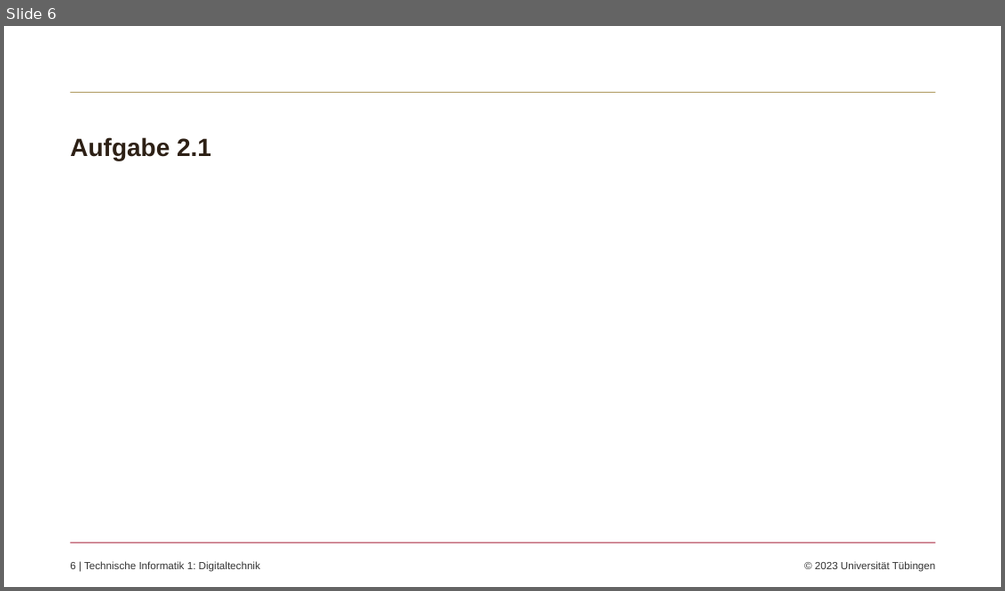
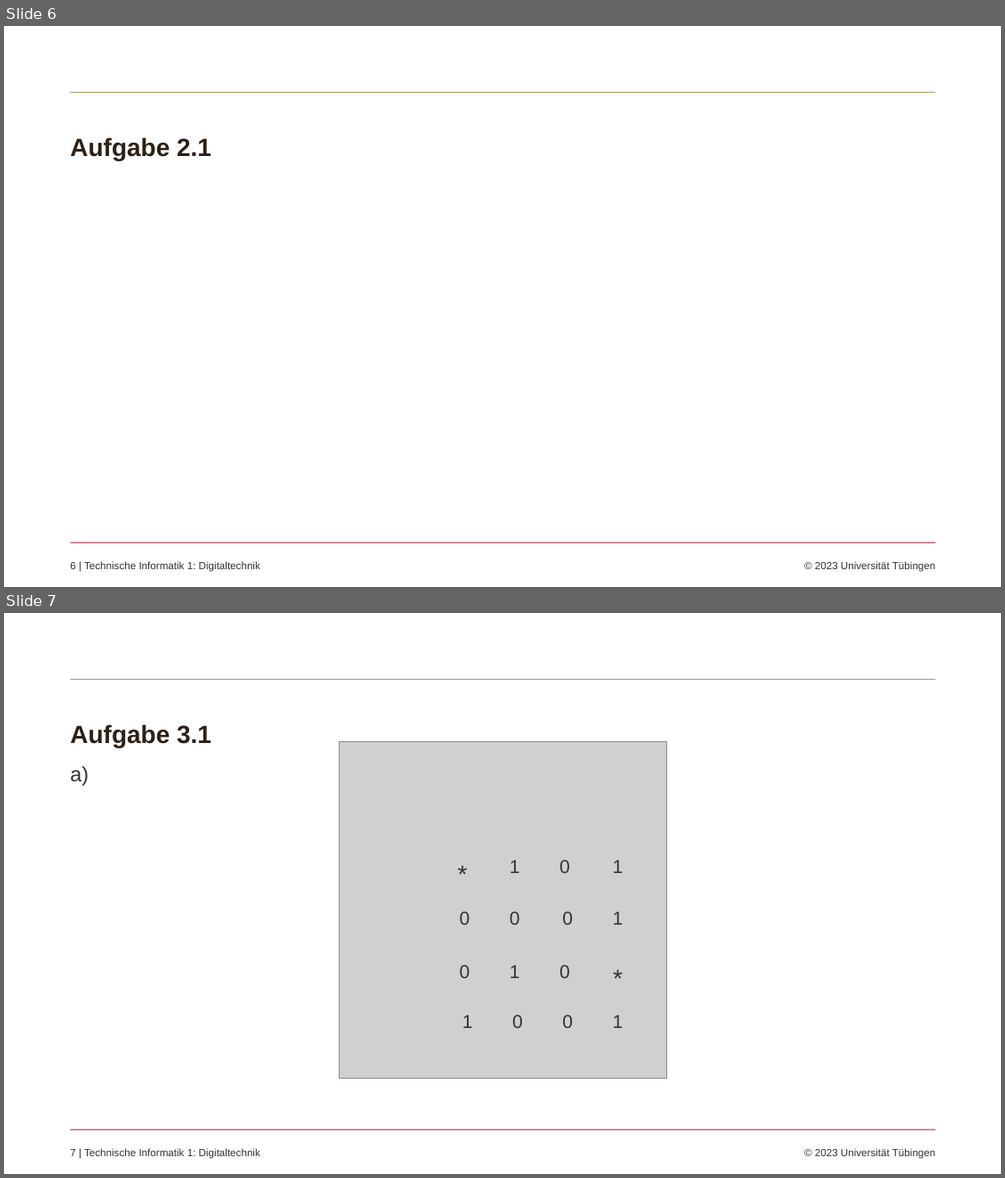
Before and after one commit to koennixer/Probeklausur, a slide deck: Probeklausur.pptx. Shown one above the other, each under a label of ours: slide 6 before the commit, slides 6 and 7 after it. The pictures are 1005x591 and 1005x1178 pixels, drawn with LibreOffice and Linux fonts; fonts in the diff are those of the drawing; grey boxes stand for pictures; background and template pictures are left out. Boxes give left, top, right and bottom in pixels: in the first picture for what was removed or moved away, otherwise in the second. Text is boxed around its words. In the diff, an @@ line names an element or a change of style, - is before the commit and + after.

Commit message:
Aufgabe 3.1

```diff
--- a/Probeklausur.pptx
+++ b/Probeklausur.pptx
@@ slide 7 added at (4,613,1001,1174), background #FFFFFF; not listed: 3 template elements that a slide beside it also shows @@
@@ title added at (70,724,211,747), 24 pt, text #2D2015, bold @@
+Aufgabe 3.1
@@ picture added at (339,742,667,1078) @@
@@ text added at (70,766,89,786), 20 pt, text #333333 @@
+a)
@@ text added at (451,854,473,892), 24 pt, text #333333 @@
+*
@@ text added at (510,860,520,873), 18 pt, text #333333 @@
+1
@@ text added at (559,860,570,873), 18 pt, text #333333 @@
+0
@@ text added at (613,860,623,873), 18 pt, text #333333 @@
+1
@@ text added at (460,911,470,925), 18 pt, text #333333 @@
+0
@@ text added at (510,911,520,925), 18 pt, text #333333 @@
+0
@@ text added at (562,911,573,925), 18 pt, text #333333 @@
+0
@@ text added at (613,911,623,925), 18 pt, text #333333 @@
+1
@@ text added at (593,957,643,995), 24 pt, text #333333 @@
+*
@@ text added at (460,965,470,978), 18 pt, text #333333 @@
+0
@@ text added at (510,965,520,978), 18 pt, text #333333 @@
+1
@@ text added at (559,965,570,978), 18 pt, text #333333 @@
+0
@@ text added at (462,1014,473,1028), 18 pt, text #333333 @@
+1
@@ text added at (512,1014,523,1028), 18 pt, text #333333 @@
+0
@@ text added at (562,1014,573,1028), 18 pt, text #333333 @@
+0
@@ text added at (613,1014,623,1028), 18 pt, text #333333 @@
+1
```
Also in this commit, not shown: 3 other slides added.
